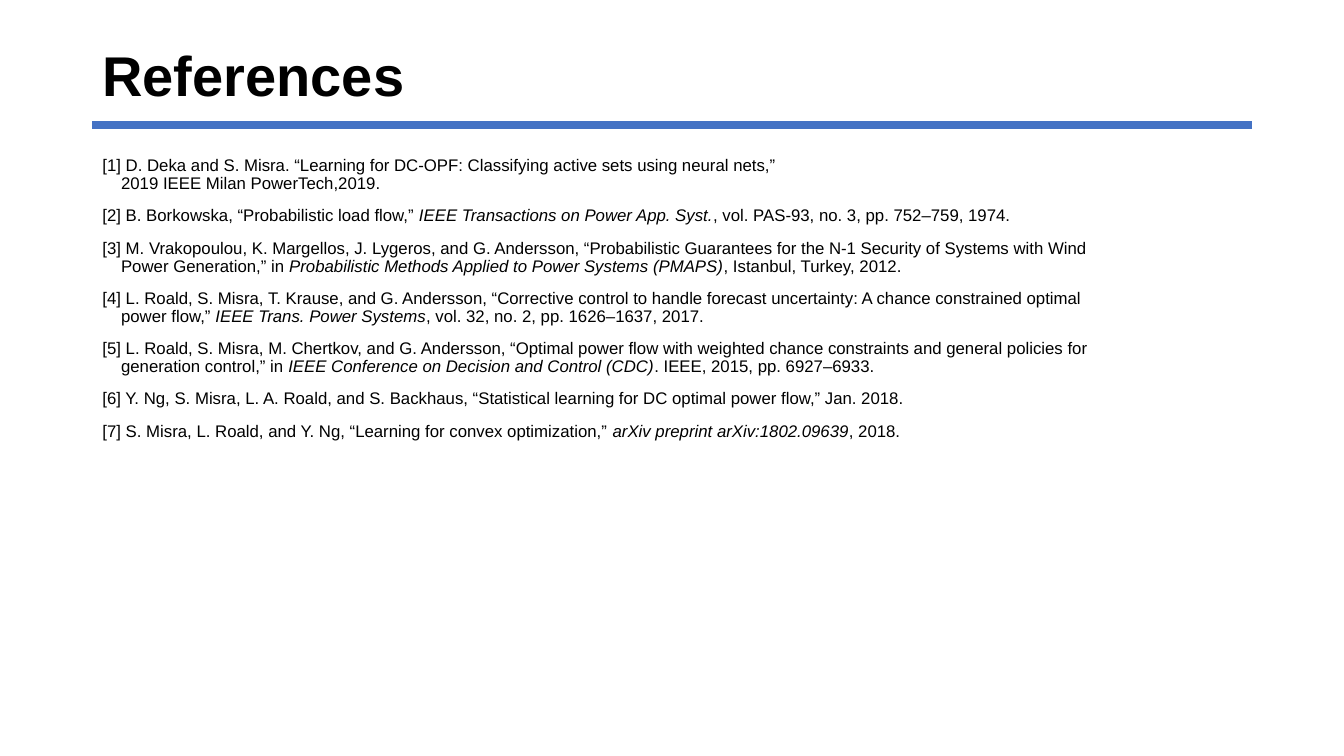
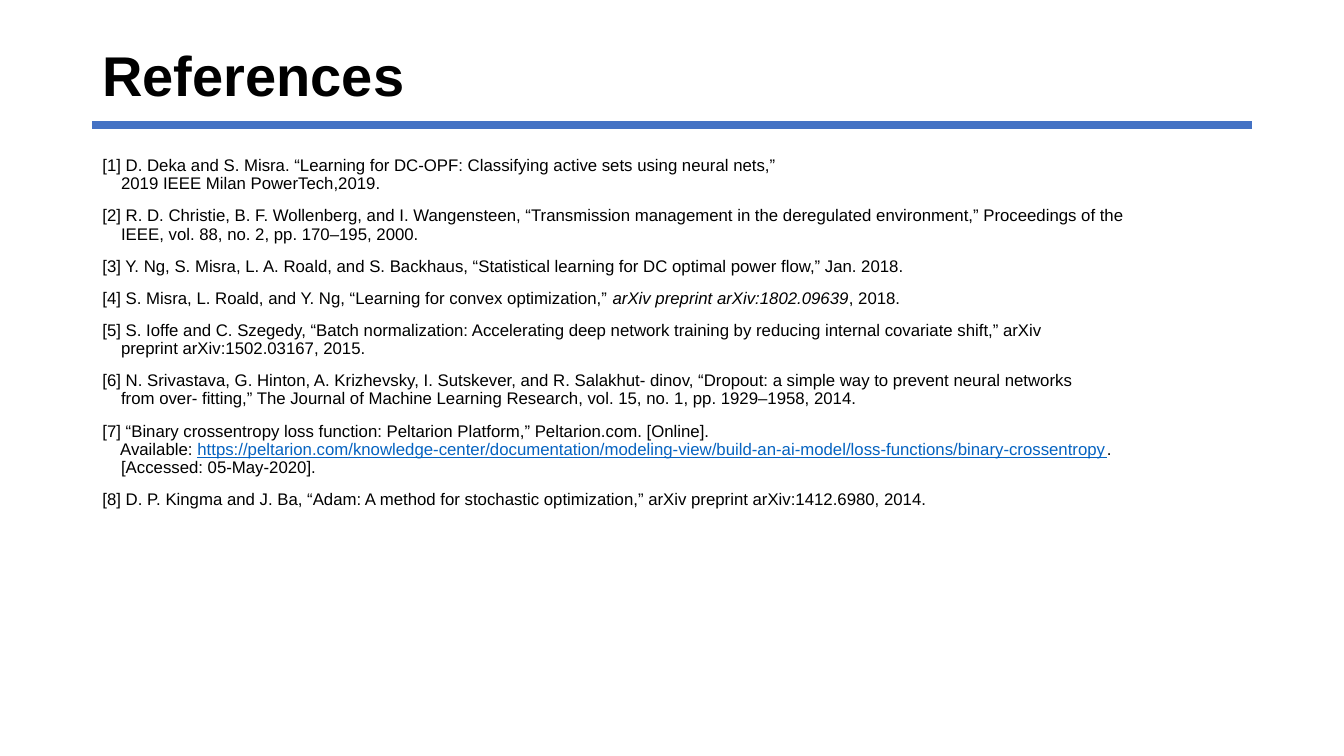
Before and after one commit to jhyun0919/Project_EE394V_SPR2020, a slide deck: slide 11 of report/presentation_slides.pptx. Drawn at 1344x756 pixels with LibreOffice and Linux fonts; fonts in the diff are those of the drawing. Boxes give left, top, right and bottom in pixels: in the first picture for what was removed or moved away, otherwise in the second. Text is boxed around its words. In the diff, an @@ line names an element or a change of style, - is before the commit and + after.

Commit message:
presentation slides

```diff
--- a/report/presentation_slides.pptx
+++ b/report/presentation_slides.pptx
@@ text at <box>102,209,1123,509</box>: text changed @@
-[2] B. Borkowska, “Probabilistic load flow,” IEEE Transactions on Power App. Syst., vol. PAS-93, no. 3, pp. 752–759, 1974.
-[3] M. Vrakopoulou, K. Margellos, J. Lygeros, and G. Andersson, “Probabilistic Guarantees for the N-1 Security of Systems with Wind
-Power Generation,” in Probabilistic Methods Applied to Power Systems (PMAPS), Istanbul, Turkey, 2012.
-[4] L. Roald, S. Misra, T. Krause, and G. Andersson, “Corrective control to handle forecast uncertainty: A chance constrained optimal
-power flow,” IEEE Trans. Power Systems, vol. 32, no. 2, pp. 1626–1637, 2017.
-[5] L. Roald, S. Misra, M. Chertkov, and G. Andersson, “Optimal power flow with weighted chance constraints and general policies for
-generation control,” in IEEE Conference on Decision and Control (CDC). IEEE, 2015, pp. 6927–6933.
-[6] Y. Ng, S. Misra, L. A. Roald, and S. Backhaus, “Statistical learning for DC optimal power flow,” Jan. 2018.
-[7] S. Misra, L. Roald, and Y. Ng, “Learning for convex optimization,” arXiv preprint arXiv:1802.09639, 2018.
+[2] R. D. Christie, B. F. Wollenberg, and I. Wangensteen, “Transmission management in the deregulated environment,” Proceedings of the
+IEEE, vol. 88, no. 2, pp. 170–195, 2000.
+[3] Y. Ng, S. Misra, L. A. Roald, and S. Backhaus, “Statistical learning for DC optimal power flow,” Jan. 2018.
+[4] S. Misra, L. Roald, and Y. Ng, “Learning for convex optimization,” arXiv preprint arXiv:1802.09639, 2018.
+[5] S. Ioffe and C. Szegedy, “Batch normalization: Accelerating deep network training by reducing internal covariate shift,” arXiv
+preprint arXiv:1502.03167, 2015.
+[6] N. Srivastava, G. Hinton, A. Krizhevsky, I. Sutskever, and R. Salakhut- dinov, “Dropout: a simple way to prevent neural networks
+from over- fitting,” The Journal of Machine Learning Research, vol. 15, no. 1, pp. 1929–1958, 2014.
+[7] “Binary crossentropy loss function: Peltarion Platform,” Peltarion.com. [Online].
+Available: https://peltarion.com/knowledge-center/documentation/modeling-view/build-an-ai-model/loss-functions/binary-crossentropy.
+[Accessed: 05-May-2020].
+[8] D. P. Kingma and J. Ba, “Adam: A method for stochastic optimization,” arXiv preprint arXiv:1412.6980, 2014.
```
Also in this commit, not shown: 7 other slides changed.
